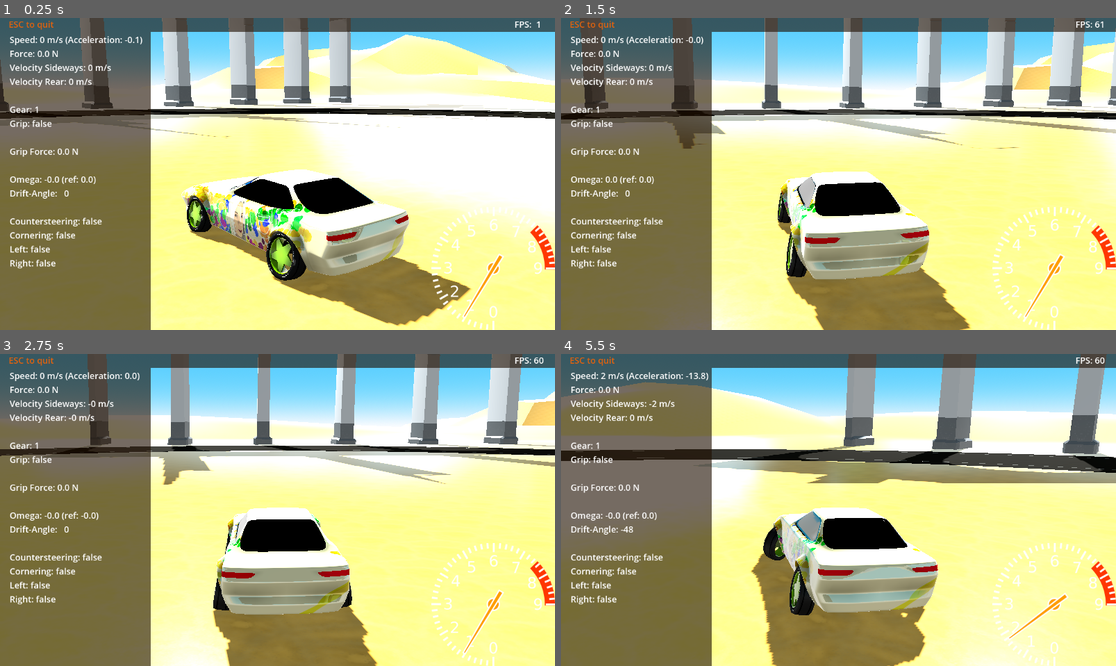
Above: before the commit, frames 1-4 (two rows, left to right).
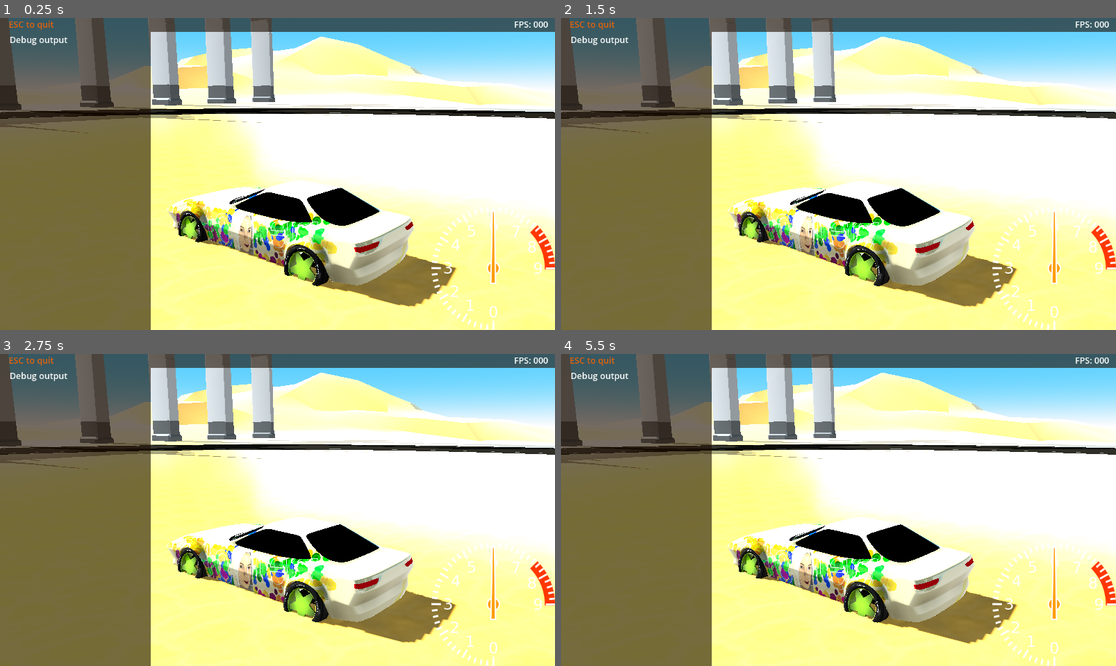
Above: after the commit, the same moments.

Repository: tomaga-dev/DriftCarG4
Game: Godot game, scene res://Scenes/Start.tscn
Two runs of this game, one before a commit and one after it. Both use one fixed random seed, a clock stepped at 60 frames per second and the inputs below.
Inputs:
- Up to frame 1 (0.25 s): no input
- Up to frame 2 (1.5 s): hold Right (controller_right) 0.53-1.28 s; hold Down (controller_brake) from 1.28 s (still down)
- Up to frame 3 (2.75 s): release Down (controller_brake) at 2.03 s; hold Right (controller_right) from 2.03 s (still down)
- Up to frame 4 (5.5 s): release Right (controller_right) at 2.78 s; hold Up (controller_accelerate) 2.78-3.53 s; hold Left (controller_left) 3.53-5.03 s; hold Down (controller_brake) from 5.03 s (still down)

The runs differ from the first frame. In frame 1, 34% of the frame differs, in the area x 0-100%, y 0-100%; in frame 2, 57%; in frame 3, 54%; in frame 4, 66%.
Error after the commit: Parse Error: Too few arguments for "init_suspension()" call. Expected at least 5 but received 4. (res://Scenes/VehicleController/VehicleController.gd:61)

Commit message:
New spring model
The spring gets stiffer the more it gets compressed.

Diff:
--- a/Drift Car/Scenes/VehicleController/WheelController/WheelController.gd
+++ b/Drift Car/Scenes/VehicleController/WheelController/WheelController.gd
@@ -7,13 +7,17 @@
 @onready var wheel: Node3D = get_node("Wheel")
 @onready var ray: RayCast3D = get_node("RayCast")
 
-var spring_distance_max: float
+@export var spring_stiffness_curve: Curve
+
+var spring_distance_max_in: float
+var spring_distance_max_out: float
 var spring_constant: float
 var spring_damping: float
 var force: Vector3
 var offset: Vector3
 var spring_distance: float
 var spring_distance_now: float
+var spring_force: float
 var spring_rest_position: float
 var wheel_position: Vector3
 var spring_velocity: float
@@ -27,26 +31,28 @@
 	camber_rotation = Quaternion(wheel.transform.basis)
 	steering_rotation = Quaternion(wheel.transform.basis)
 
-func init_suspension(rest_force: float, arg_spring_distance_max: float, arg_spring_constant: float, arg_spring_damping: float):
-	spring_distance_max = arg_spring_distance_max
+func init_suspension(rest_force: float, arg_spring_distance_max_in: float, arg_spring_distance_max_out: float, arg_spring_constant: float, arg_spring_damping: float):
+	spring_distance_max_in = arg_spring_distance_max_in
+	spring_distance_max_out = arg_spring_distance_max_out
 	spring_constant = arg_spring_constant
 	spring_damping = arg_spring_damping
-	ray.target_position = Vector3(0, -(wheel_radius + spring_distance_max), 0)
+	ray.target_position = Vector3(0, -(wheel_radius + spring_distance_max_out), 0)
 	spring_distance = 0
 	spring_rest_position = rest_force / spring_constant
 
 func add_spring_force(delta: float, vehicle_body: RigidBody3D, vehicle_rotation: Quaternion) -> bool:
 	var has_contact: bool = ray.is_colliding()
+	var stiffness_factor: float = 1
 	if has_contact:
 		var contact_point: Vector3 = ray.get_collision_point()
 		var contact_point_vehicle: Vector3 = vehicle_body.to_local(contact_point)
 		spring_distance_now = contact_point_vehicle.y + wheel_radius
-		if spring_distance != 0:
-			spring_velocity = (spring_distance_now - spring_distance) / delta
-		else:
-			spring_velocity = 0
+		spring_velocity = (spring_distance_now - spring_distance) / delta
 		spring_distance = spring_distance_now
-		var spring_force: float = spring_constant * (spring_distance + spring_rest_position) # Hooke's Law
+		if spring_distance > 0:
+			var arg: float = spring_distance / spring_distance_max_in
+			stiffness_factor = spring_stiffness_curve.sample(arg)
+		spring_force = stiffness_factor * spring_constant * (spring_distance + spring_rest_position) # Hooke's Law
 		var damping_force: float = spring_damping * spring_velocity
 		force = Vector3(0, spring_force + damping_force, 0)
 		offset = vehicle_rotation * contact_point_vehicle
@@ -54,7 +60,7 @@
 		wheel_position = Vector3(0, spring_distance, 0)
 	else:
 		spring_distance = 0
-		wheel_position = Vector3(0, -spring_distance_max, 0)
+		wheel_position = Vector3(0, -spring_distance_max_out, 0)
 	wheel.transform.origin = wheel_position
 	return has_contact
 
@@ -72,5 +78,5 @@
 		steering_rotation = steering_rotation.normalized()
 	else:
 		steering_rotation = Quaternion(Vector3.UP, steering_angle)
-	var wheelRotation = steering_rotation * camber_rotation * movement_rotation
-	wheel.transform.basis = Basis(wheelRotation)
+	var wheel_rotation = steering_rotation * camber_rotation * movement_rotation
+	wheel.transform.basis = Basis(wheel_rotation)
--- a/Drift Car/Scenes/VehicleController/WheelController/WheelController.tscn
+++ b/Drift Car/Scenes/VehicleController/WheelController/WheelController.tscn
@@ -1,8 +1,15 @@
-[gd_scene load_steps=2 format=3 uid="uid://drl1kk35eoxf5"]
+[gd_scene load_steps=3 format=3 uid="uid://drl1kk35eoxf5"]
 
 [ext_resource type="Script" path="res://Scenes/VehicleController/WheelController/WheelController.gd" id="1_qk6ln"]
 
+[sub_resource type="Curve" id="Curve_21l2n"]
+min_value = 1.0
+max_value = 10.0
+_data = [Vector2(0.315556, 1), 0.0, 0.0, 0, 0, Vector2(1, 10), 0.0, 0.0, 0, 0]
+point_count = 2
+
 [node name="WheelController" type="Node3D"]
-script = ExtResource( "1_qk6ln" )
+script = ExtResource("1_qk6ln")
+spring_stiffness_curve = SubResource("Curve_21l2n")
 
 [node name="RayCast" type="RayCast3D" parent="."]
